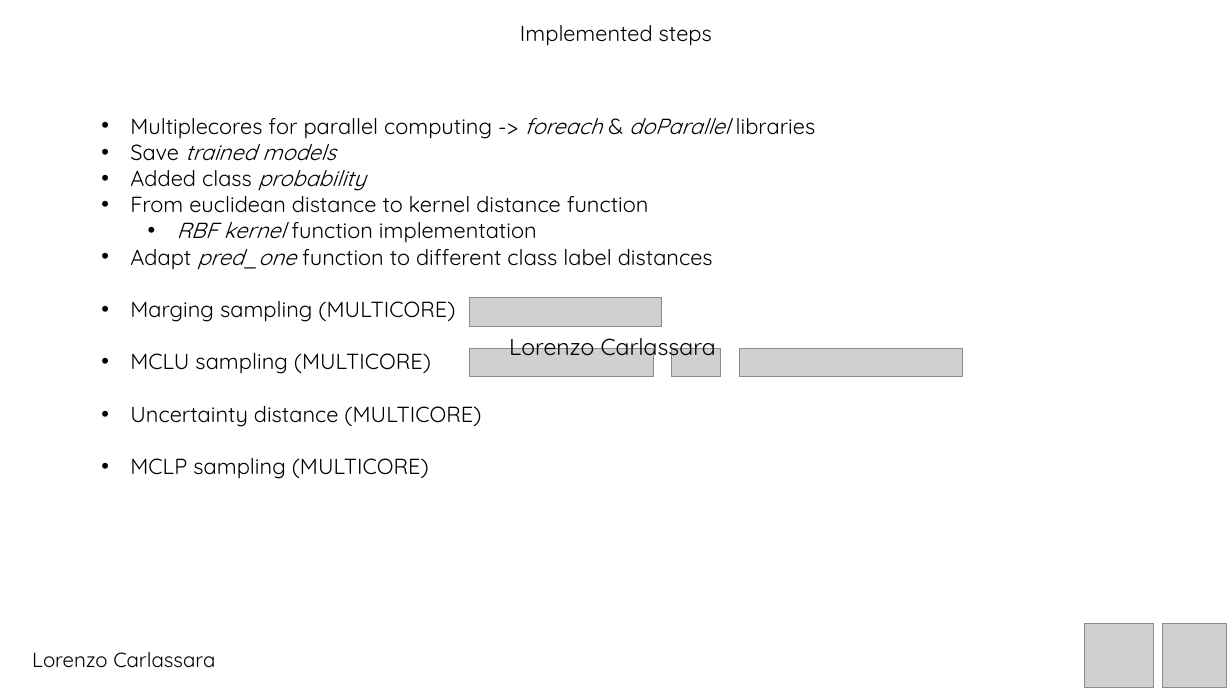
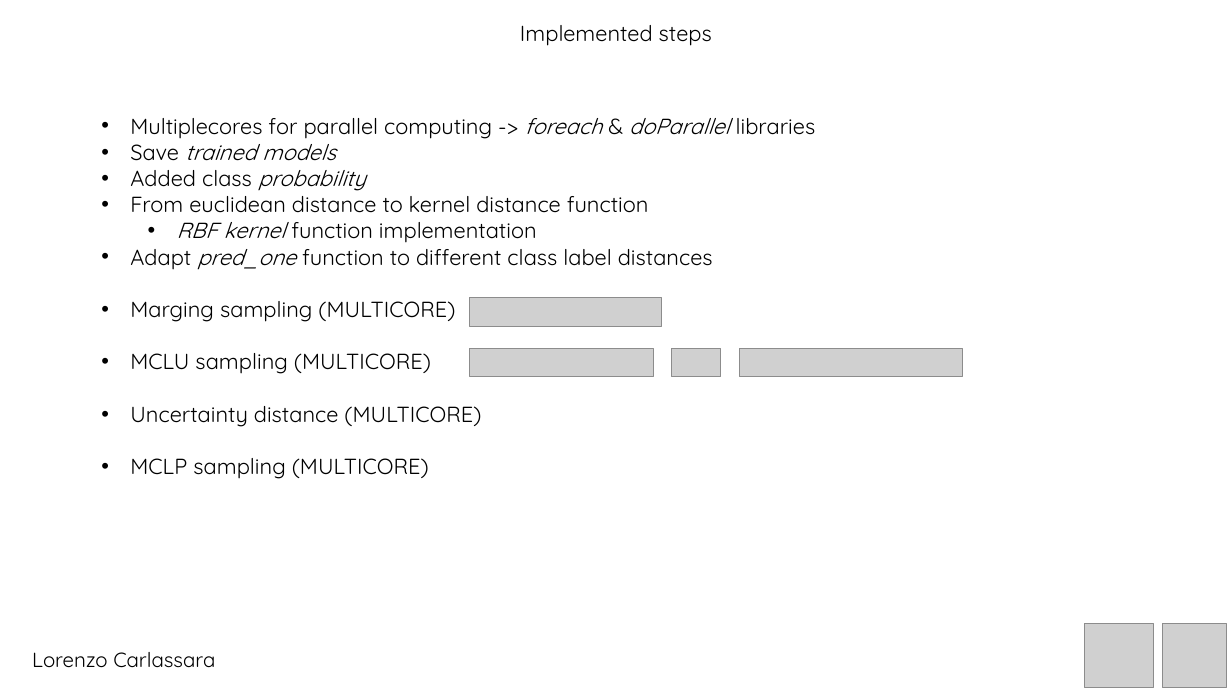
Before and after one commit to carls31/active-learning-virtual-SVM, a slide deck: slide 6 of presentation_CARLASSARA_10601118.pptx. Drawn at 1232x693 pixels with LibreOffice and Linux fonts; fonts in the diff are those of the drawing; grey boxes stand for pictures. Boxes give left, top, right and bottom in pixels: in the first picture for what was removed or moved away, otherwise in the second. Text is boxed around its words. In the diff, an @@ line names an element or a change of style, - is before the commit and + after.

```diff
--- a/presentation_CARLASSARA_10601118.pptx
+++ b/presentation_CARLASSARA_10601118.pptx
@@ text removed at [509, 331, 716, 361] @@
-Lorenzo Carlassara
```
Also in this commit, not shown: 5 other slides changed, 2 slides added, 8 other files.
